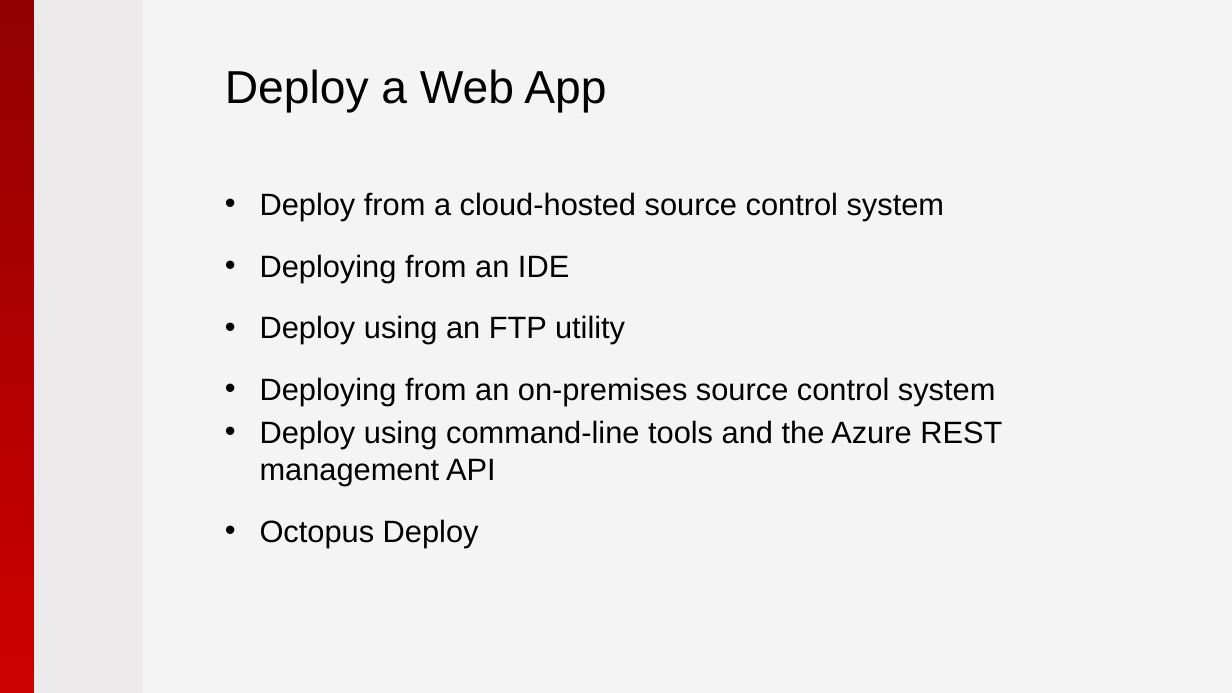
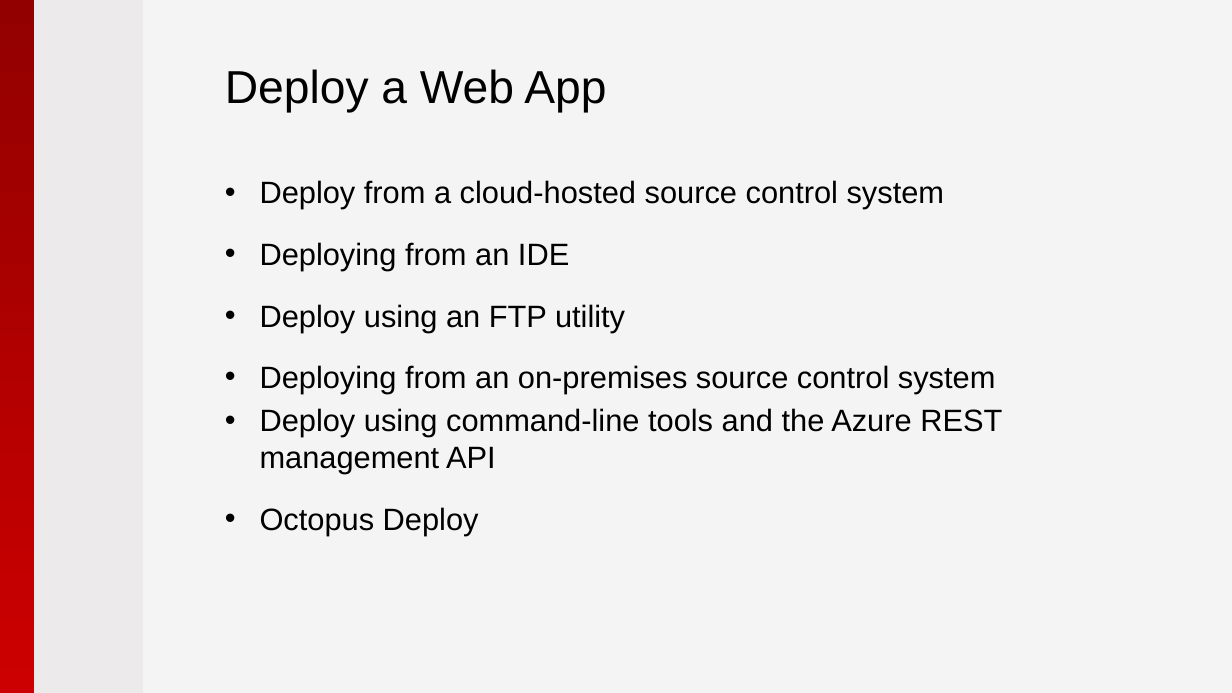
Before and after one commit to pryabov/Hackathon-2015, a slide deck: slide 22 of Presentation/2015 - Microsoft Azure.pptx (slide 21 before the commit). Drawn at 1232x693 pixels with LibreOffice and Linux fonts; fonts in the diff are those of the drawing; background and template pictures are left out. Boxes give left, top, right and bottom in pixels: in the first picture for what was removed or moved away, otherwise in the second. Text is boxed around its words. In the diff, an @@ line names an element or a change of style, - is before the commit and + after.

```diff
--- a/Presentation/2015 - Microsoft Azure.pptx
+++ b/Presentation/2015 - Microsoft Azure.pptx
@@ text "Deploy from a cloud-hosted source ...": place and size @@
-text "Deploy from a cloud-hosted source ..." at bbox=[260, 192, 1002, 547]
+text "Deploy from a cloud-hosted source ..." at bbox=[260, 180, 1002, 535]
```
Also in this commit, not shown: 10 other slides changed, 3 slides added, 9 other files.
